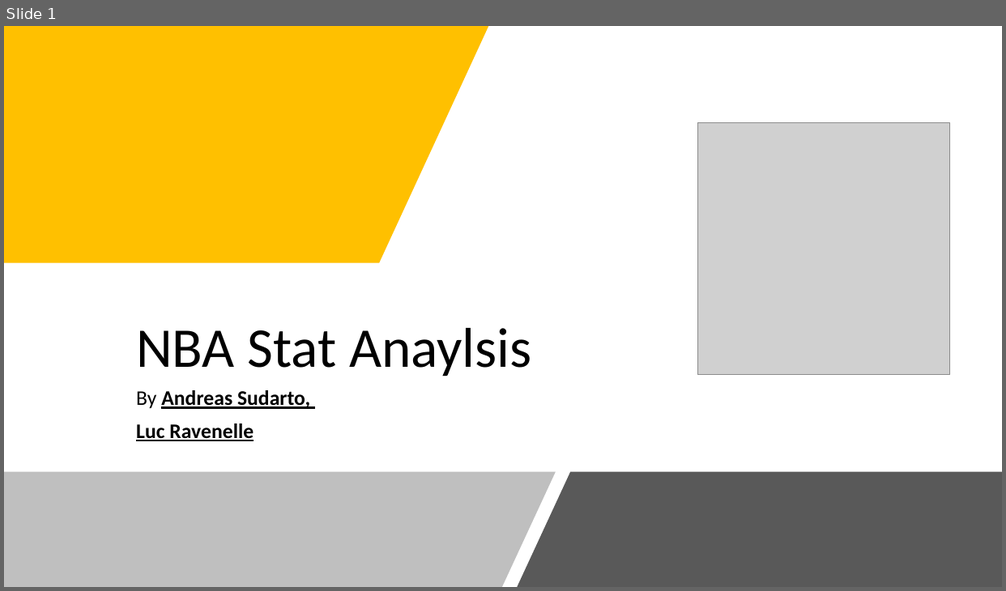
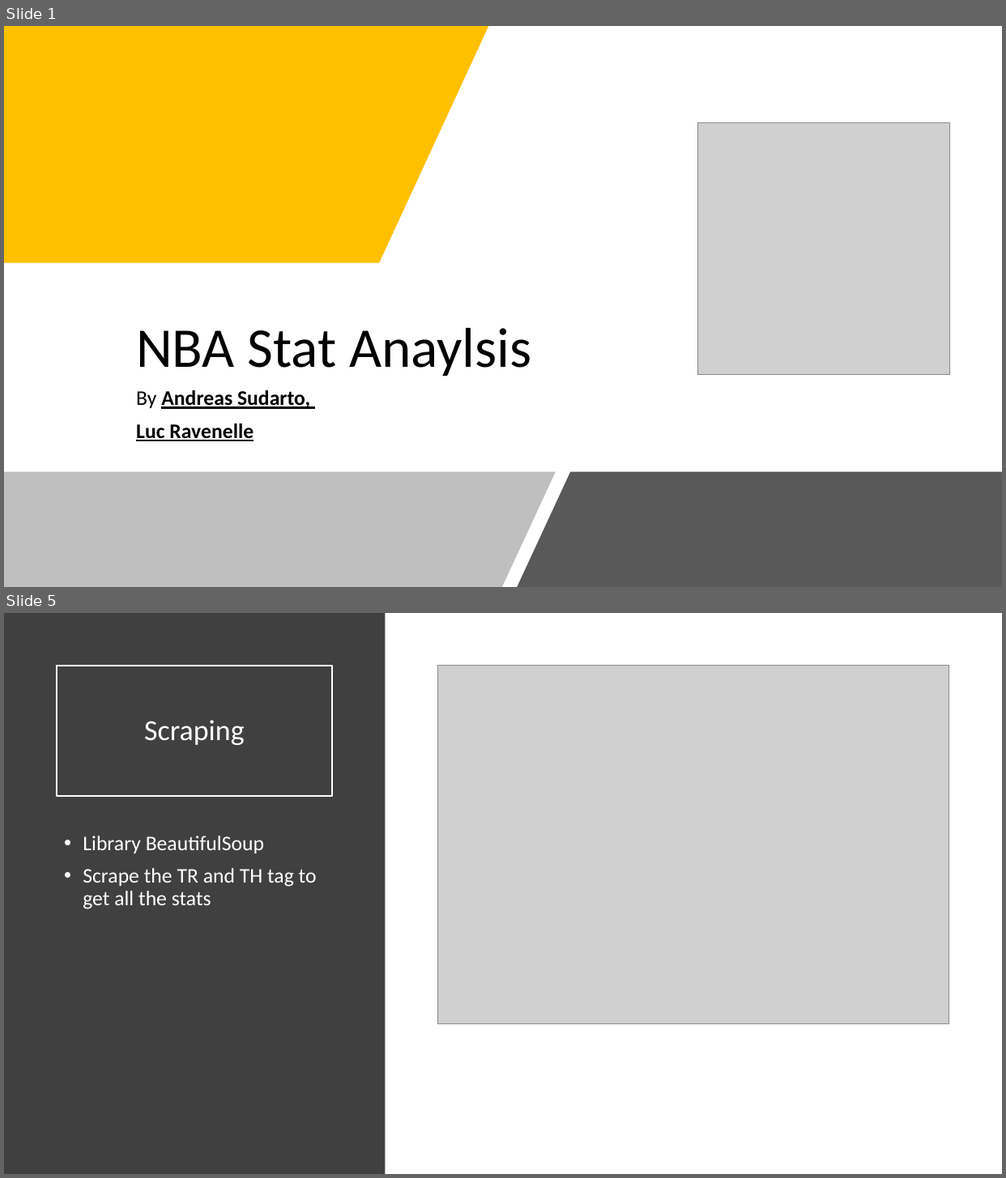
Before and after one commit to ab116893/it630_final_project, a slide deck: NBA Stat Anaylsis.pptx. Shown one above the other, each under a label of ours: slide 1 before the commit, slides 1 and 5 after it; the slides between them are not shown. The pictures are 1006x591 and 1006x1178 pixels, drawn with LibreOffice and Linux fonts; fonts in the diff are those of the drawing; grey boxes stand for pictures. Boxes give left, top, right and bottom in pixels: in the first picture for what was removed or moved away, otherwise in the second. Text is boxed around its words. In the diff, an @@ line names an element or a change of style, - is before the commit and + after.

```diff
--- a/NBA Stat Anaylsis.pptx
+++ b/NBA Stat Anaylsis.pptx
@@ slide 5 added at (4,613,1002,1174), background #FFFFFF @@
@@ rectangle added at (4,613,385,1174), fill #404040 @@
@@ title added at (57,666,332,796), outline #FFFFFF 1.5 pt, 28 pt, text #FFFFFF @@
+Scraping
@@ picture added at (437,666,949,1024) @@
@@ text added at (83,836,317,909), 20 pt, text #FFFFFF @@
+• Library BeautifulSoup
+• Scrape the TR and TH tag to get all the stats
```
Also in this commit, not shown: 5 other slides added, 4 slides removed.
